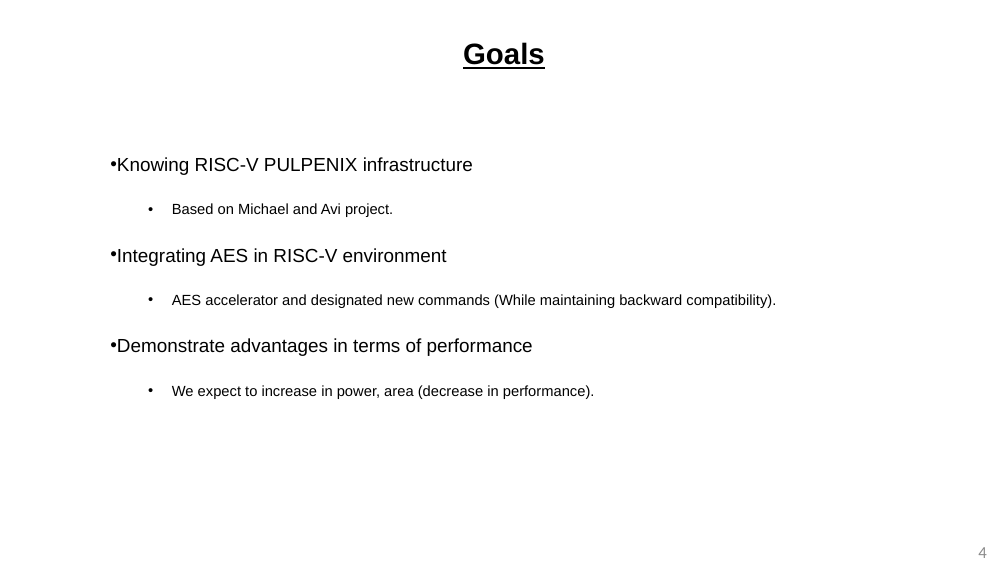
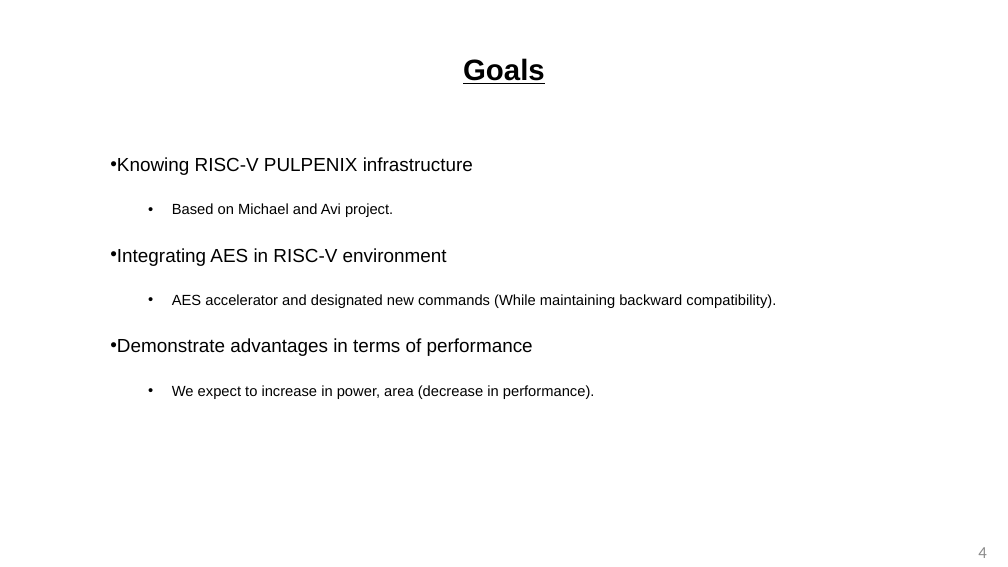
Before and after one commit to DavidDanD/PULPenix_AES, a slide deck: slide 4 of David and Dolev - Final Presentation2.pptx. Drawn at 1008x567 pixels with LibreOffice and Linux fonts; fonts in the diff are those of the drawing; background and template pictures are left out. Boxes give left, top, right and bottom in pixels: in the first picture for what was removed or moved away, otherwise in the second. Text is boxed around its words. In the diff, an @@ line names an element or a change of style, - is before the commit and + after.

```diff
--- a/David and Dolev - Final Presentation2.pptx
+++ b/David and Dolev - Final Presentation2.pptx
@@ text "Goals": place and size @@
-text "Goals" at [463,42,545,69]
+text "Goals" at [463,58,545,84]
```
Also in this commit, not shown: 5 other slides changed, 3 slides added, 1 slide removed, 9 other files.
